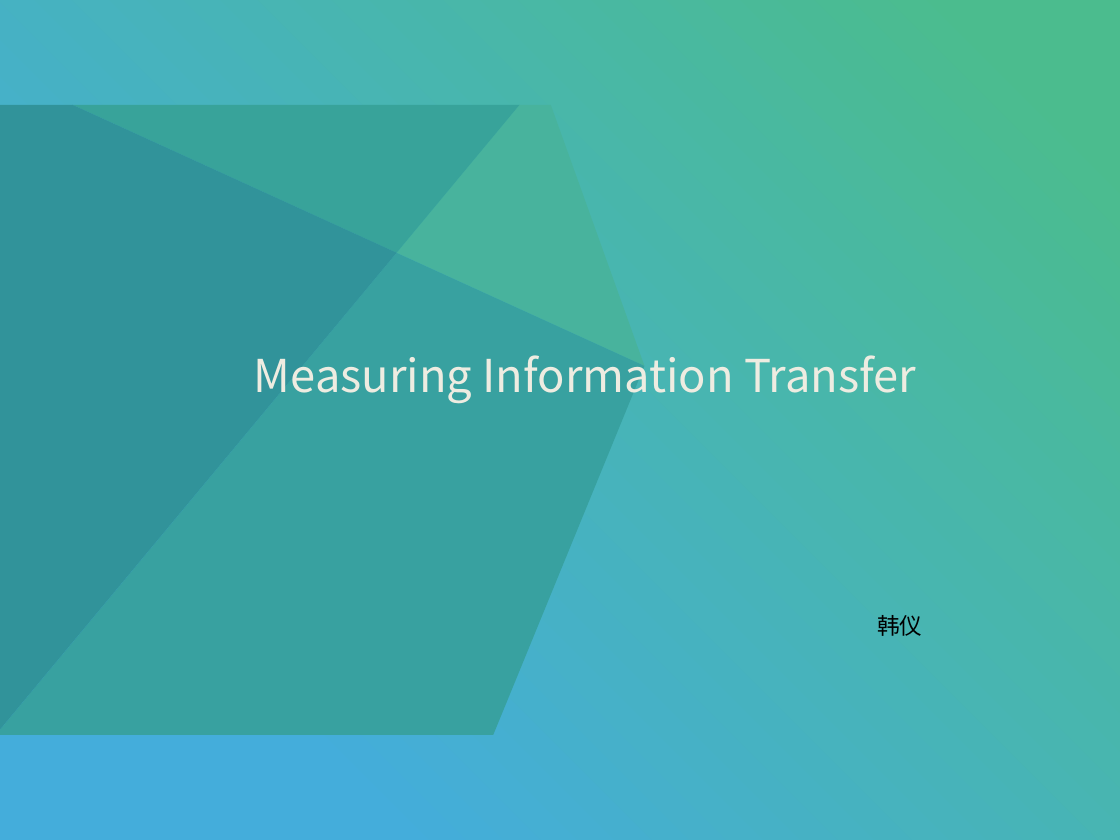
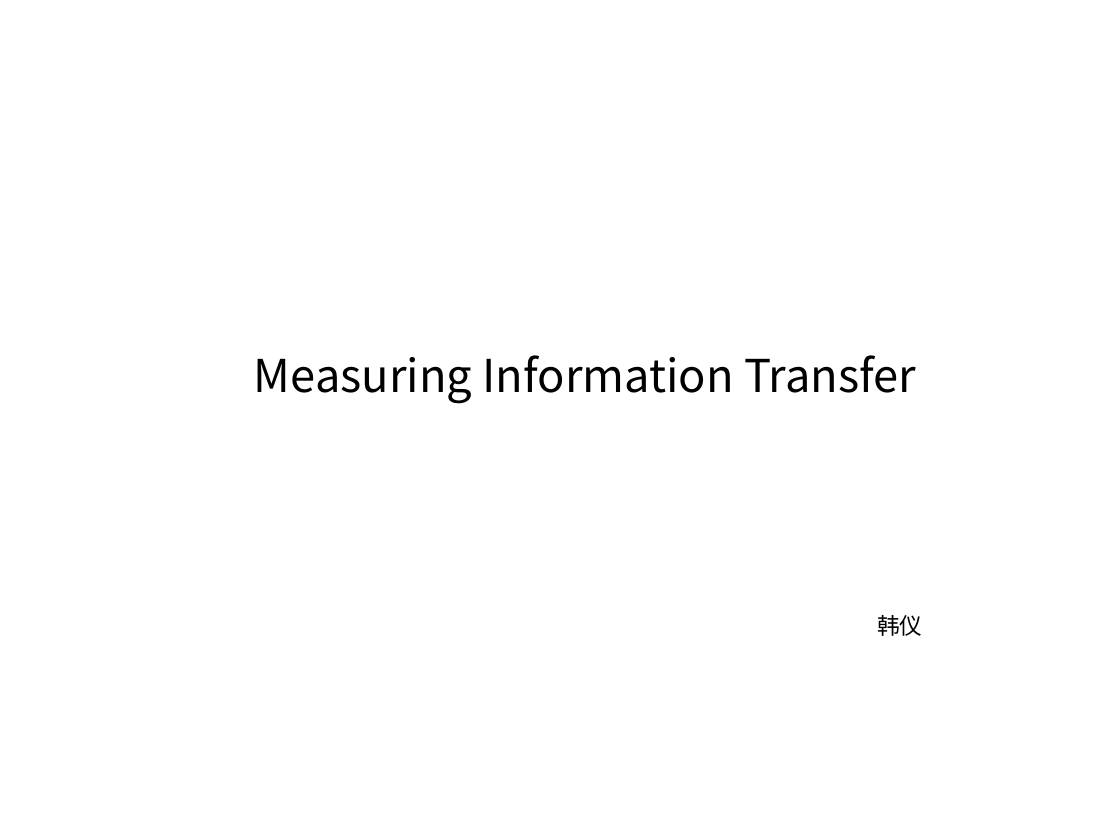
Before and after one commit to stan12138/daily, a slide deck: slide 1 of 转移熵.pptx. Drawn at 1120x840 pixels with LibreOffice and Linux fonts; fonts in the diff are those of the drawing. Boxes give left, top, right and bottom in pixels: in the first picture for what was removed or moved away, otherwise in the second. Text is boxed around its words. In the diff, an @@ line names an element or a change of style, - is before the commit and + after.

```diff
--- a/转移熵.pptx
+++ b/转移熵.pptx
@@ rectangle removed at (x1=0, y1=0, x2=1120, y2=840) @@
@@ freeform shape removed at (x1=0, y1=105, x2=397, y2=729) @@
@@ freeform shape removed at (x1=73, y1=105, x2=520, y2=253) @@
@@ freeform shape removed at (x1=397, y1=105, x2=645, y2=365) @@
@@ freeform shape removed at (x1=0, y1=253, x2=645, y2=735) @@
@@ text "Measuring Information Transfer" at (x1=254, y1=355, x2=916, y2=404): text colour #EEECE1 to #000000 @@
```
Also in this commit, not shown: 12 other slides changed, 9 other files.
